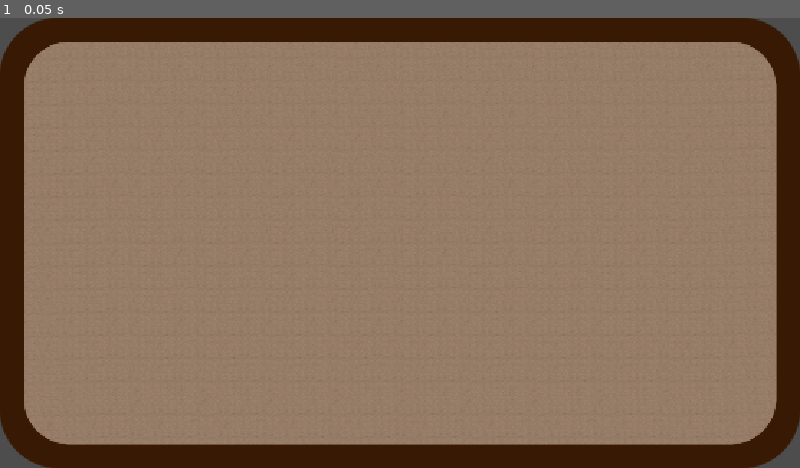
Above: before the commit, frame 1.
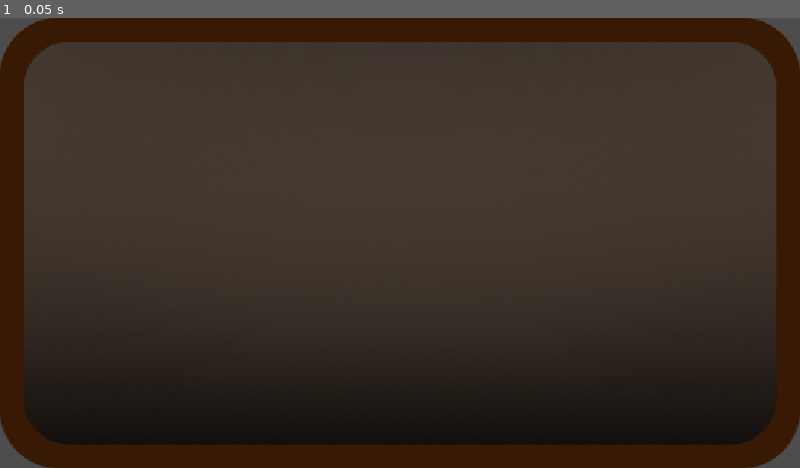
Above: after the commit, the same moment.

Repository: vhoyer/ludum_dare_60
Game: Godot game, scene res://components/game_table/game_table.tscn
The game is run twice, just before and just after one commit, with the same random seed, the same clock (stepped at 60 frames per second) and the same inputs. This scene is started directly instead of the project's main scene.
Inputs:
- Up to frame 1 (0.05 s): no input

The runs differ from the first frame. In frame 1, 84% of the frame differs, in the area x 3-98%, y 5-95%.

Commit message:
✨ Add light clipping the table surface

Diff:
--- a/components/game_table/game_table.tscn
+++ b/components/game_table/game_table.tscn
@@ -2,6 +2,7 @@
 
 [ext_resource type="Texture2D" uid="uid://84pks8q2jil" path="res://assets/table/wood_placeholder.png" id="1_0jmbw"]
 [ext_resource type="Texture2D" uid="uid://un38aj1sbywe" path="res://assets/table/cloth_fabric.png" id="2_86wg2"]
+[ext_resource type="Texture2D" uid="uid://brpshq550hbwj" path="res://assets/table/lighting.png" id="3_86wg2"]
 
 [node name="GameTable" type="MarginContainer" unique_id=1424488825]
 anchors_preset = 15
@@ -24,6 +25,7 @@
 
 [node name="Surface" type="NinePatchRect" parent="." unique_id=402797298]
 modulate = Color(0.9250591, 0.78387344, 0.6656046, 1)
+clip_children = 2
 layout_mode = 2
 texture = ExtResource("2_86wg2")
 region_rect = Rect2(0, 0, 300, 300)
@@ -33,3 +35,14 @@
 patch_margin_bottom = 100
 axis_stretch_horizontal = 2
 axis_stretch_vertical = 1
+
+[node name="TextureRect" type="TextureRect" parent="Surface" unique_id=1389379479]
+layout_mode = 1
+anchors_preset = 15
+anchor_right = 1.0
+anchor_bottom = 1.0
+grow_horizontal = 2
+grow_vertical = 2
+texture = ExtResource("3_86wg2")
+expand_mode = 1
+stretch_mode = 6
